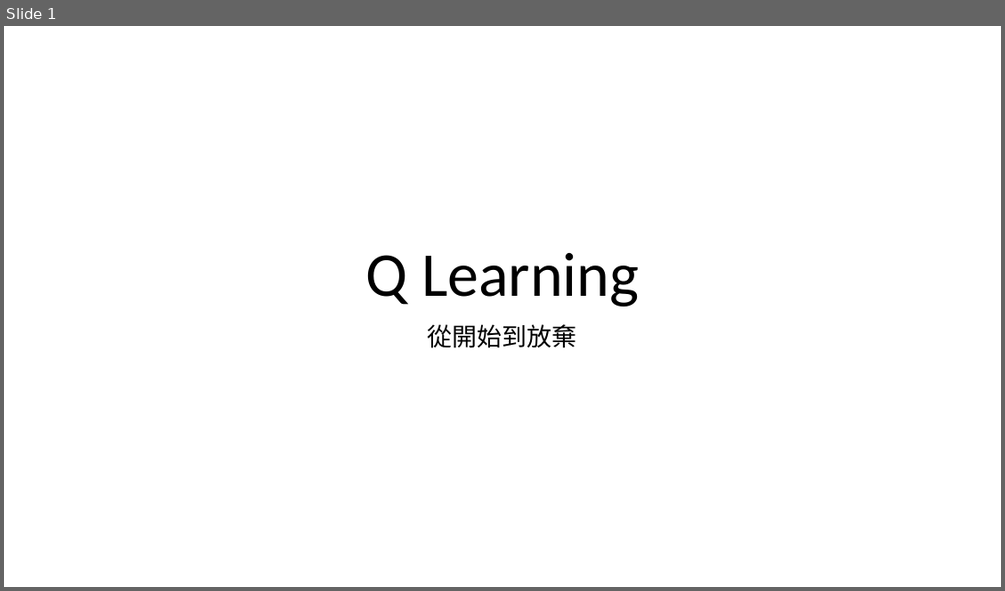
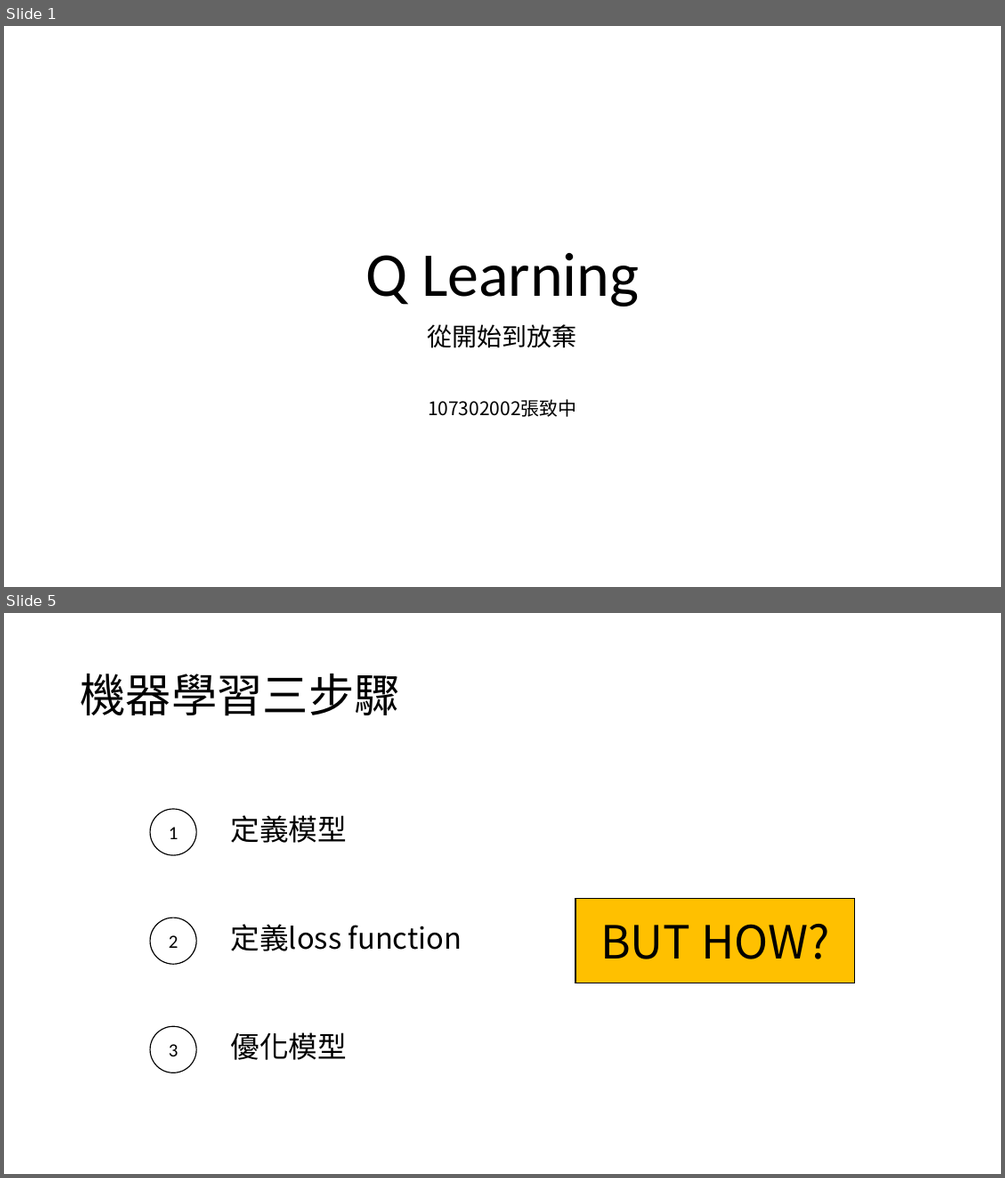
Before and after one commit to 312707047/Dino-Run-with-Rainbow-DQN, a slide deck: 107302002.pptx. Shown one above the other, each under a label of ours: slide 1 before the commit, slides 1 and 5 after it; the slides between them are not shown. The pictures are 1005x591 and 1005x1178 pixels, drawn with LibreOffice and Linux fonts; fonts in the diff are those of the drawing. Boxes give left, top, right and bottom in pixels: in the first picture for what was removed or moved away, otherwise in the second. Text is boxed around its words. In the diff, an @@ line names an element or a change of style, - is before the commit and + after.

```diff
--- a/107302002.pptx
+++ b/107302002.pptx
@@ slide 5 added at (4,613,1001,1174), background #FFFFFF @@
@@ title added at (80,674,399,716), 44 pt, text #000000 @@
+機器學習三步驟
@@ ellipse added at (150,809,196,855), fill #FFFFFF, outline #000000 1 pt, 18 pt, text #000000 @@
+1
@@ text added at (231,815,348,843), 28 pt, text #000000 @@
+定義模型
@@ rectangle added at (575,899,855,984), fill #FFC000, outline #000000 1 pt, 44 pt, text #000000 @@
+BUT HOW?
@@ ellipse added at (150,917,196,964), fill #FFFFFF, outline #000000 1 pt, 18 pt, text #000000 @@
+2
@@ text added at (231,924,462,951), 28 pt, text #000000 @@
+定義loss function
@@ ellipse added at (150,1027,196,1073), fill #FFFFFF, outline #000000 1 pt, 18 pt, text #000000 @@
+3
@@ text added at (231,1032,348,1060), 28 pt, text #000000 @@
+優化模型
@@ slide 1 changed as well @@
@@ subtitle at (428,399,577,417): paragraph added @@
+107302002張致中
```
Also in this commit, not shown: 3 other slides added, 17 other files.
